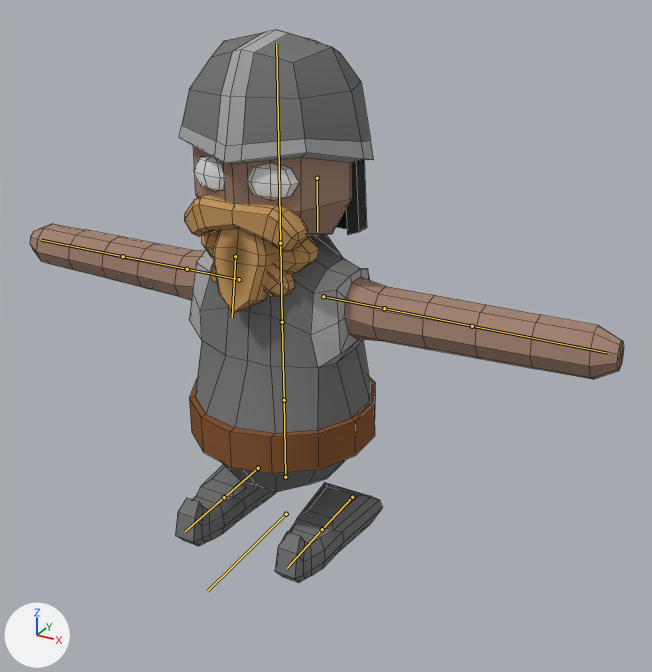
The Blender file Assets/Character/Character3.blend, before and after one commit.
Camera for both pictures: a camera (50 mm lens) standing at (0.832, -1.341, 1.095) and looking at (0.021, 0.132, 0.358). Lighting does not change. The marker at lower left points along +X, +Y and +Z. The bones that bend it are drawn over the model as lines. Mesh edges are drawn as thin lines.

Names of what the first picture shows: 'Knight'.
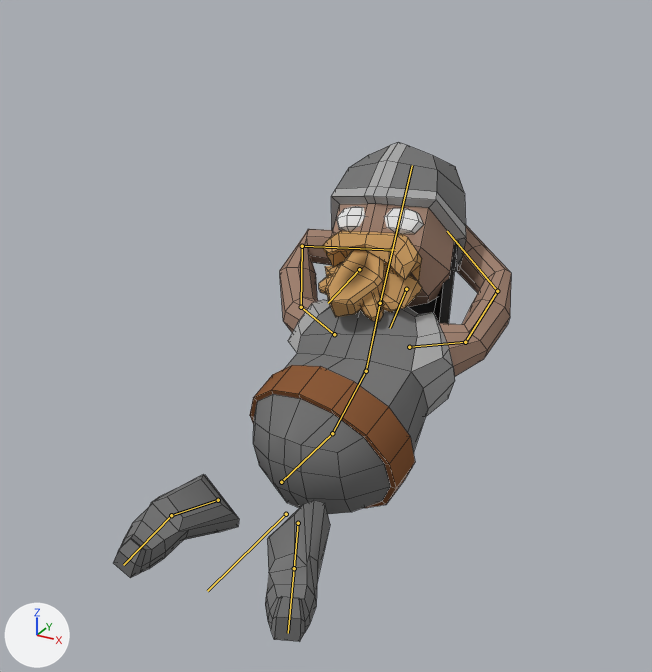
The newer file adds an action. The first version stands in its rest pose; the second is drawn at frame 20 of the action 'Sleep'.

The change in detail:
Bone 'Hips' (bone_hips) moves from (0.0, 0.0, 0.0) to (0.0, -0.003, 0.016).
Bone 'Hips' (bone_hips) turns from (0, 0, 0) to (-79, -8, 1) degrees about its own x, y and z.
Bone 'Belly' (bone_belly) turns from (0, 0, 0) to (24, 2, 3) degrees about its own x, y and z.
Bone 'Chest' (bone_chest) turns from (0, 0, 0) to (25, 2, 7) degrees about its own x, y and z.
Bone 'Head' (bone_head) turns from (0, 0, 0) to (-11, 0, 3) degrees about its own x, y and z.
Bone 'Helmet' (bone_helmet) turns from (0, 0, 0) to (22, -13, -33) degrees about its own x, y and z.
Bone 'Beard' (bone_beard) turns from (0, 0, 0) to (20, -8, 7) degrees about its own x, y and z.
Bone 'Shoulder.L' (bone_shoulder_l) turns from (0, 0, 0) to (-21, -27, 28) degrees about its own x, y and z.
Bone 'UpperArm.L' (bone_upperarm_l) turns from (0, 0, 0) to (57, 2, 0) degrees about its own x, y and z.
Bone 'LowerArm.L' (bone_lowerarm_l) turns from (0, 0, 0) to (60, 14, 23) degrees about its own x, y and z.
Bone 'Shoulder.R' (bone_shoulder_r) turns from (0, 0, 0) to (-25, -5, 13) degrees about its own x, y and z.
Bone 'UpperArm.R' (bone_upperarm_r) turns from (0, 0, 0) to (13, -24, 39) degrees about its own x, y and z.
Bone 'LowerArm.R' (bone_lowerarm_r) turns from (0, 0, 0) to (83, -27, 23) degrees about its own x, y and z.
Bone 'Ankle.L' (bone_ankle_l) moves from (0.0, 0.0, 0.0) to (-0.015, 0.07, 0.018).
Bone 'Ankle.L' (bone_ankle_l) turns from (0, 0, 0) to (113, 29, 51) degrees about its own x, y and z.
Bone 'Foot.L' (bone_foot_l) turns from (0, 0, 0) to (-10, -54, 0) degrees about its own x, y and z.
Bone 'Ankle.R' (bone_ankle_r) moves from (0.0, 0.0, 0.0) to (-0.013, 0.022, 0.01).
Bone 'Ankle.R' (bone_ankle_r) turns from (0, 0, 0) to (70, -13, -26) degrees about its own x, y and z.
Bone 'Foot.R' (bone_foot_r) turns from (0, 0, 0) to (-26, 3, 16) degrees about its own x, y and z.

What differs and where, as boxes (x1, y1, x2, y2) in the pictures (652 x 672 px):
'Knight', posed (33% narrower, 10% shorter)
    before: (30, 30, 624, 583)
    after: (114, 142, 511, 641)
bone 'Hips', root to tip
    before: (285, 477) to (284, 400)
    after: (281, 482) to (332, 433)
bone 'Belly', root to tip
    before: (284, 400) to (282, 322)
    after: (332, 433) to (366, 371)
bone 'Chest', root to tip
    before: (282, 322) to (280, 243)
    after: (366, 371) to (380, 303)
bone 'Head', root to tip
    before: (280, 243) to (276, 43)
    after: (380, 303) to (412, 165)
bone 'Helmet', root to tip
    before: (317, 178) to (317, 232)
    after: (406, 289) to (390, 328)
bone 'Beard', root to tip
    before: (235, 256) to (232, 317)
    after: (359, 269) to (328, 303)
bone 'Shoulder.L', root to tip
    before: (323, 296) to (384, 308)
    after: (409, 347) to (465, 342)
bone 'UpperArm.L', root to tip
    before: (384, 308) to (472, 326)
    after: (465, 342) to (497, 291)
bone 'LowerArm.L', root to tip
    before: (472, 326) to (608, 353)
    after: (497, 291) to (447, 231)
bone 'Shoulder.R', root to tip
    before: (239, 279) to (187, 269)
    after: (334, 334) to (301, 307)
bone 'UpperArm.R', root to tip
    before: (187, 269) to (123, 256)
    after: (301, 307) to (302, 246)
bone 'LowerArm.R', root to tip
    before: (123, 256) to (41, 240)
    after: (302, 246) to (395, 250)
bone 'Ankle.L', root to tip
    before: (352, 497) to (322, 529)
    after: (298, 523) to (294, 568)
bone 'Foot.L', root to tip
    before: (322, 529) to (287, 568)
    after: (294, 568) to (288, 633)
bone 'Ankle.R', root to tip
    before: (258, 468) to (224, 497)
    after: (218, 500) to (171, 515)
bone 'Foot.R', root to tip
    before: (224, 497) to (185, 531)
    after: (171, 515) to (123, 565)
